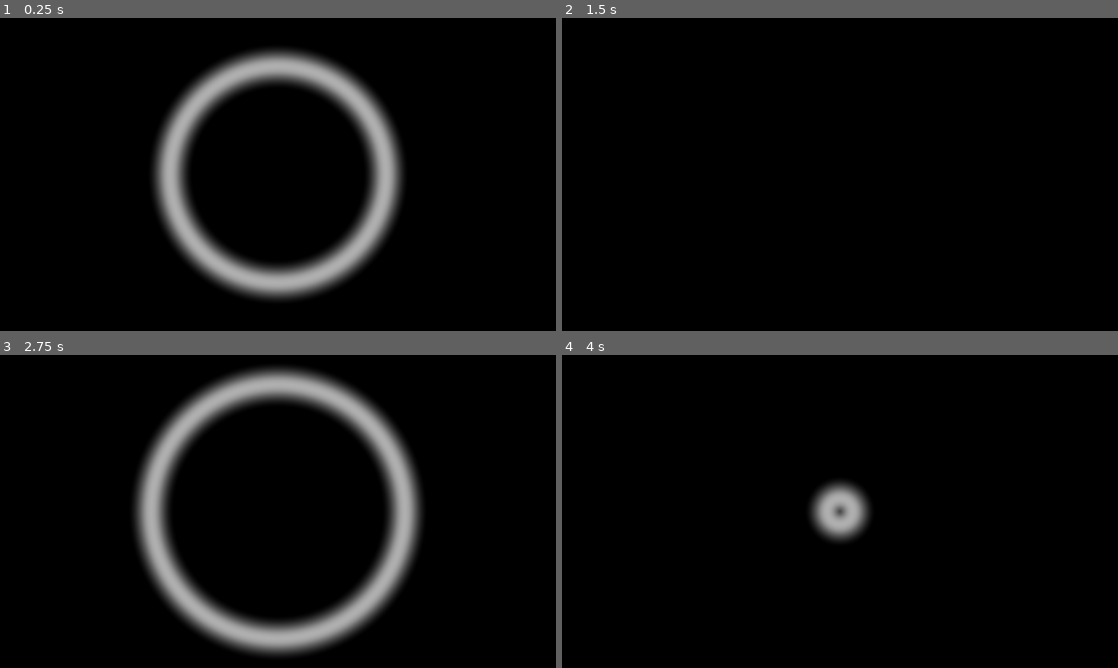
Above: before the commit, frames 1-4 (two rows, left to right).
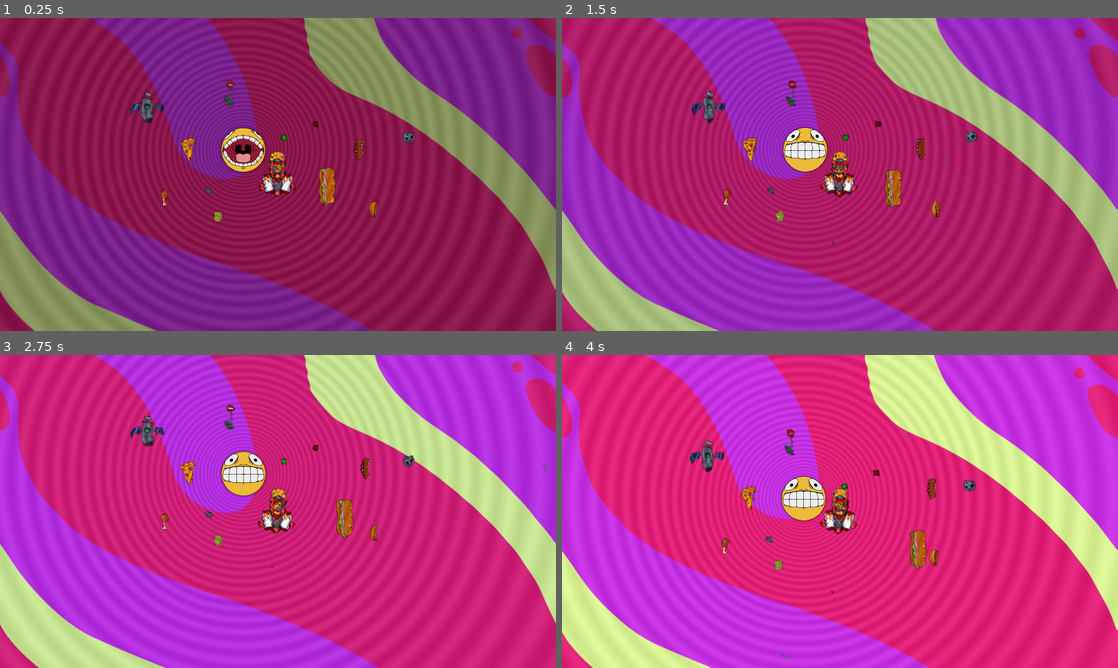
Above: after the commit, the same moments.

Repository: ALP-Games/GravityShips
Game: Godot game, scene res://scenes/2D/world_2d.tscn
The game is run twice, just before and just after one commit, with the same random seed, the same clock (stepped at 60 frames per second) and the same inputs. The engine's default icon, where the game draws it, is replaced by a stand-in: a white triangle on a blue panel in a dark square.
Inputs (mouse positions are in pixels of both pictures, inside the frame that each line leads up to):
- Up to frame 1 (0.25 s): no input
- Up to frame 2 (1.5 s): tap Enter at 0.5 s; move the mouse to (962, 158) at 0.52 s; hold D (rot_right) 0.53-1.28 s; hold Space (stop) 0.53-1.28 s; click (962, 158) at 0.67 s; move the mouse to (728, 190) at 1.27 s; hold S (reverse) from 1.28 s (still down); tap Space (stop) at 1.35 s
- Up to frame 3 (2.75 s): move the mouse to (333, 442) at 2.02 s; release S (reverse) at 2.03 s; hold D (rot_right) from 2.03 s (still down); hold Space (stop) from 2.03 s (still down)
- Up to frame 4 (4 s): move the mouse to (812, 574) at 2.77 s; release D (rot_right) at 2.78 s; release Space (stop) at 2.78 s; hold W (thrust) 2.78-3.53 s; tap Space (stop) at 2.85 s; click (812, 574) at 2.92 s; move the mouse to (1006, 558) at 3.52 s; hold A (rot_left) from 3.53 s (still down); hold Space (stop) from 3.53 s (still down)

The runs differ from the first frame. In frame 1, 100% of the frame differs, in the area x 0-100%, y 0-100%; in frame 2, 100%; in frame 3, 100%; in frame 4, 100%.

Commit message:
finished gravity distortion implementation

Diff:
--- a/scenes/2D/world_2d.tscn
+++ b/scenes/2D/world_2d.tscn
@@ -20,6 +20,7 @@
 [ext_resource type="PackedScene" uid="uid://jhmr1gxtv3q2" path="res://Assets/Bad/Rock00.tscn" id="17_wabb5"]
 [ext_resource type="PackedScene" uid="uid://bur2nvbwpj35" path="res://Assets/Bad/BrokenShip.tscn" id="18_8qq2r"]
 [ext_resource type="Shader" path="res://shaders/gravity_distortion.gdshader" id="20_fvxe0"]
+[ext_resource type="Script" path="res://scripts/2D/gravit_distortion_canvas.gd" id="21_nwsf6"]
 
 [sub_resource type="ShaderMaterial" id="ShaderMaterial_alwav"]
 shader = ExtResource("1_ieg1v")
@@ -28,15 +29,18 @@
 [sub_resource type="ShaderMaterial" id="ShaderMaterial_s3br3"]
 shader = ExtResource("20_fvxe0")
 shader_parameter/gravity_point = Vector2(0.5, 0.5)
-shader_parameter/radius = 0.5
-shader_parameter/ring_thickness = 0.05
+shader_parameter/radius = 0.08
+shader_parameter/offset = 0.3
+shader_parameter/factor = 500.0
+shader_parameter/wave_color_intensity = 0.075
+shader_parameter/ring_density = 100.0
+shader_parameter/gravity_speed = 8.0
 
 [node name="world_2d" type="Node2D"]
 
 [node name="ParallaxBackground" type="ParallaxBackground" parent="."]
 
 [node name="ParallaxLayer" type="ParallaxLayer" parent="ParallaxBackground"]
-visible = false
 motion_scale = Vector2(0.25, 0.25)
 motion_mirroring = Vector2(12800, 12800)
 
@@ -103,7 +107,7 @@
 
 [node name="CanvasLayer" type="CanvasLayer" parent="."]
 
-[node name="ColorRect" type="ColorRect" parent="CanvasLayer"]
+[node name="GravityDistortion" type="ColorRect" parent="CanvasLayer" node_paths=PackedStringArray("gravity_source")]
 material = SubResource("ShaderMaterial_s3br3")
 anchors_preset = 15
 anchor_right = 1.0
@@ -111,3 +115,5 @@
 grow_horizontal = 2
 grow_vertical = 2
 mouse_filter = 2
+script = ExtResource("21_nwsf6")
+gravity_source = NodePath("../../HungryPlanet")
--- /dev/null
+++ b/scripts/2D/gravit_distortion_canvas.gd
@@ -0,0 +1,19 @@
+class_name GravityDistortion extends ColorRect
+
+@export var gravity_source: Node2D
+
+@onready var camera: Camera2D = get_viewport().get_camera_2d()
+
+
+# Called when the node enters the scene tree for the first time.
+func _ready():
+	pass
+
+
+# Called every frame. 'delta' is the elapsed time since the previous frame.
+func _process(delta):
+	var target_pos = ((gravity_source.global_position * camera.zoom.y) + \
+	gravity_source.get_canvas_transform().origin) / get_viewport_rect().size
+
+	(material as ShaderMaterial).set_shader_parameter("gravity_point",\
+		target_pos)
--- a/shaders/gravity_distortion.gdshader
+++ b/shaders/gravity_distortion.gdshader
@@ -2,20 +2,24 @@
 uniform sampler2D SCREEN_TEXTURE: hint_screen_texture;  //, repeat_disable, filter_nearest;
 
 uniform vec2 gravity_point = vec2(0.5, 0.5);
-uniform float radius = 0.5;
-//uniform float inner_radius = 0.25;
-uniform float ring_thickness = 0.1;
+uniform float radius = 0.1;
+uniform float offset = 0.3;
+uniform float factor = 500.;
+uniform float wave_color_intensity = 0.1;
+uniform float ring_density = 100.;
+uniform float gravity_speed = 10.;
 
 void fragment()
 {
 	vec2 aspect = vec2(SCREEN_PIXEL_SIZE.y / SCREEN_PIXEL_SIZE.x, 1.0);
 	vec2 point = gravity_point * aspect;
-	float dist = distance(UV * aspect, point);
-	// should be only shrinking
-	float timed_radius = (sin(TIME * 3.0) + 1.) / 2. * radius;
-	float inner_radius = timed_radius - ring_thickness;
-	float circle = smoothstep(timed_radius, timed_radius - 0.1, dist) - smoothstep(inner_radius, inner_radius - 0.1, dist);
-	//TIME
-	//COLOR = vec4(1.0, 1.0, 1.0, circle);
-	COLOR = vec4(vec3(circle), 1.0);
+	vec2 screen_space = UV * aspect;
+	float dist = distance(screen_space, point);
+	float waves = ((sin(ring_density / (dist + offset) - TIME * gravity_speed) + 1.) / 2.) - smoothstep(radius, radius - 0.01,  dist);
+	waves = clamp(waves, 0.0, 1.0);
+	vec3 distortion = texture(SCREEN_TEXTURE, SCREEN_UV + (waves / factor)).rgb;
+	distortion = (distortion + waves * wave_color_intensity) / (1. + wave_color_intensity);
+
+	COLOR = vec4(distortion, 1.0);
+	//COLOR = vec4(vec3(waves), 1.0);
 }
Not shown: 1 places in scenes/2D/world_2d.tscn that only renumber resources
